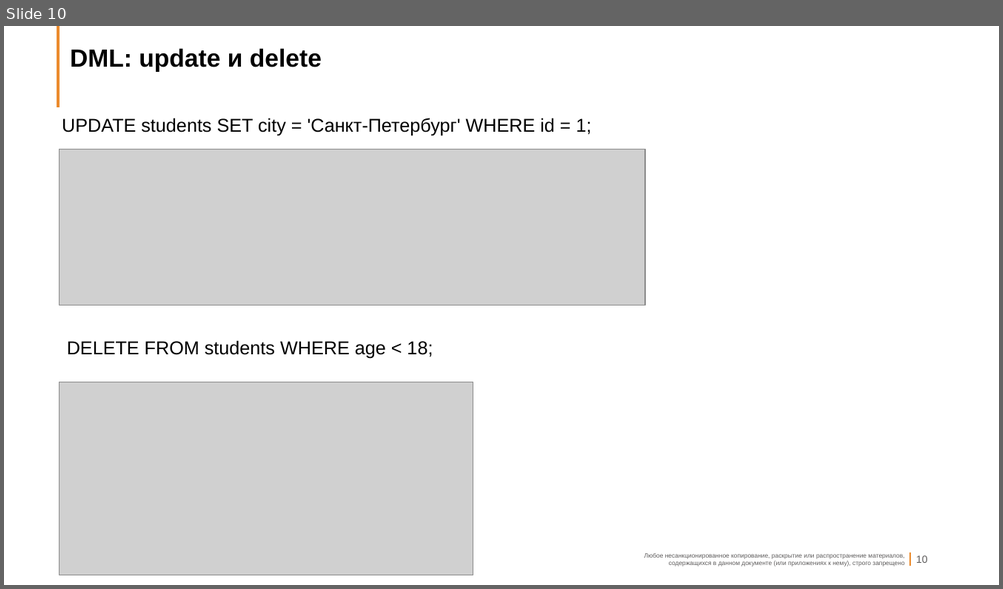
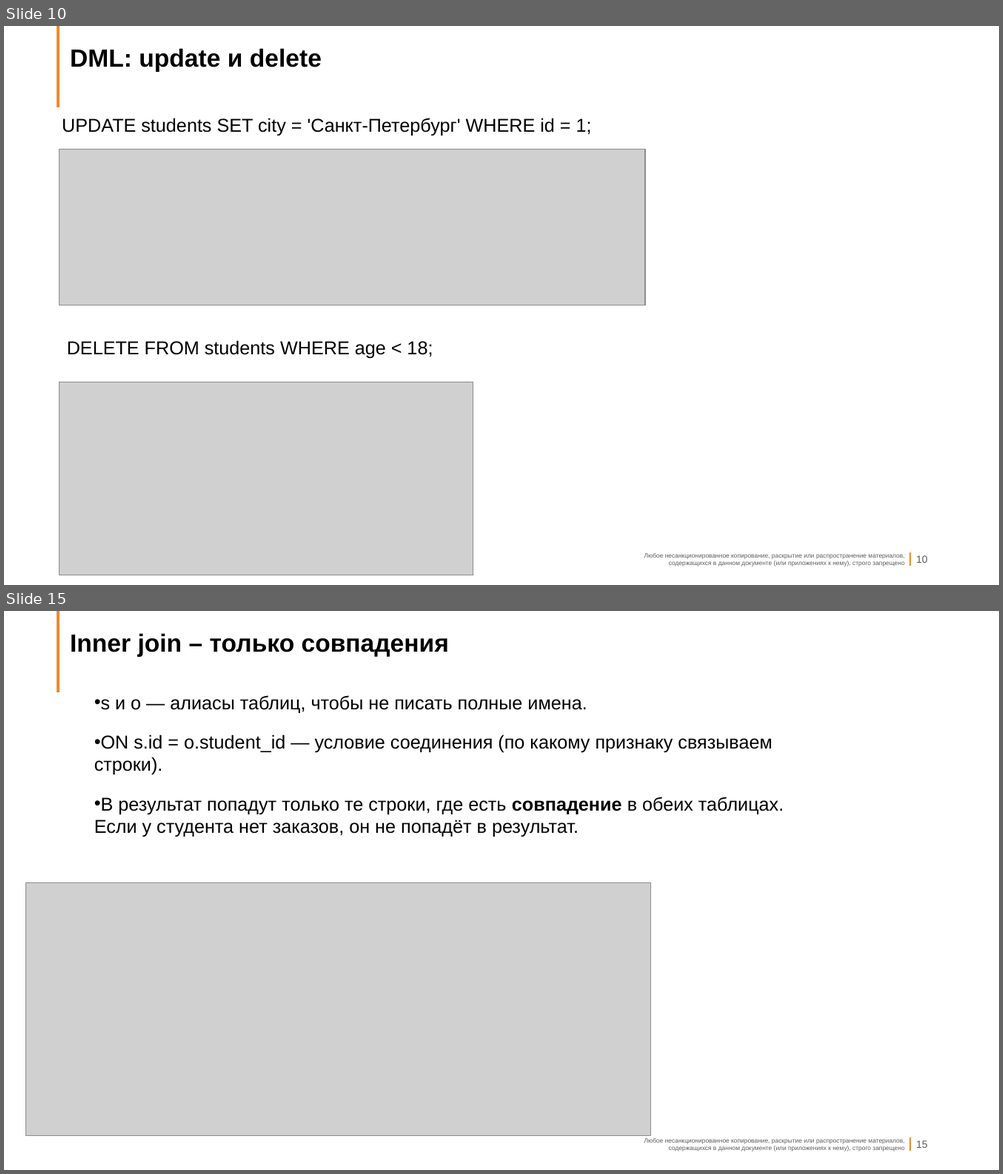
Before and after one commit to vivyako/it-24107, a slide deck: Лекция2_Основы_SQL.pptx. Shown one above the other, each under a label of ours: slide 10 before the commit, slides 10 and 15 after it; the slides between them are not shown. The pictures are 1003x589 and 1003x1174 pixels, drawn with LibreOffice and Linux fonts; fonts in the diff are those of the drawing; grey boxes stand for pictures; background and template pictures are left out. Boxes give left, top, right and bottom in pixels: in the first picture for what was removed or moved away, otherwise in the second. Text is boxed around its words. In the diff, an @@ line names an element or a change of style, - is before the commit and + after.

```diff
--- a/Лекция2_Основы_SQL.pptx
+++ b/Лекция2_Основы_SQL.pptx
@@ slide 15 added at (x1=4, y1=611, x2=999, y2=1170), background #FFFFFF; not listed: 5 template elements that a slide beside it also shows @@
@@ title added at (x1=70, y1=633, x2=449, y2=657), 24 pt, text #000000, bold @@
+Inner join – только совпадения
@@ text added at (x1=94, y1=695, x2=783, y2=837), 18 pt, text #000000 @@
+• s и o — алиасы таблиц, чтобы не писать полные имена.
+• ON s.id = o.student_id — условие соединения (по какому признаку связываем строки).
+• В результат попадут только те строки, где есть совпадение в обеих таблицах. Если у студента нет заказов, он не попадёт в результат.
@@ picture added at (x1=25, y1=883, x2=651, y2=1136) @@
```
Also in this commit, not shown: 1 slide changed, 19 other slides added.
